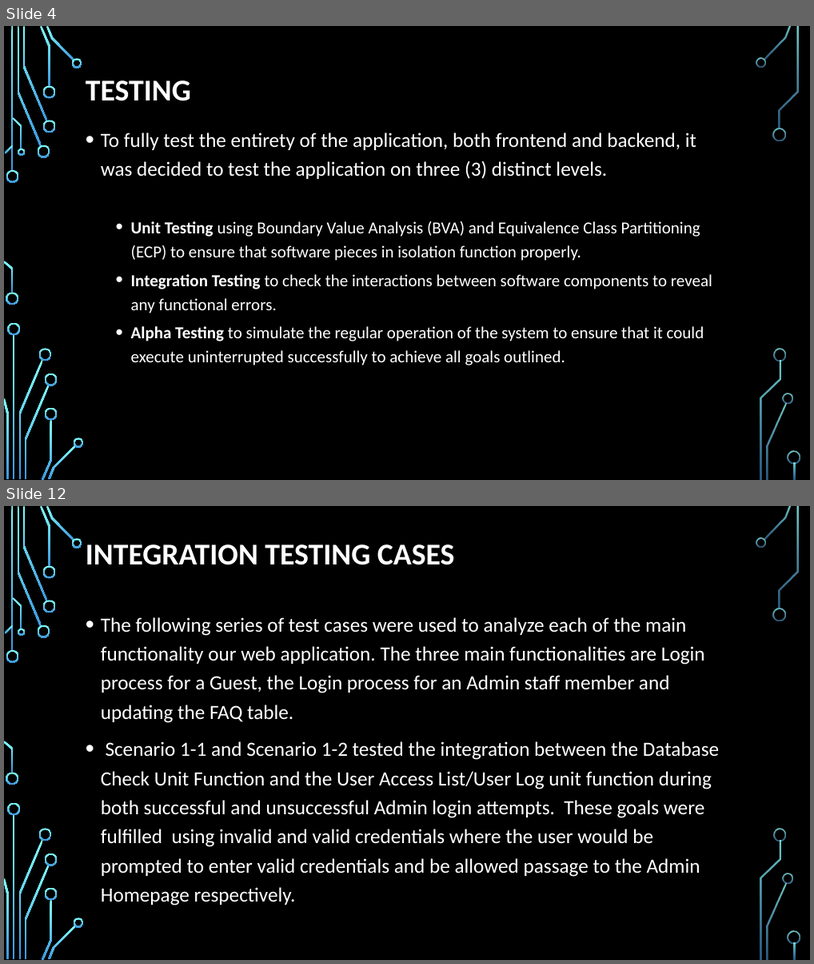
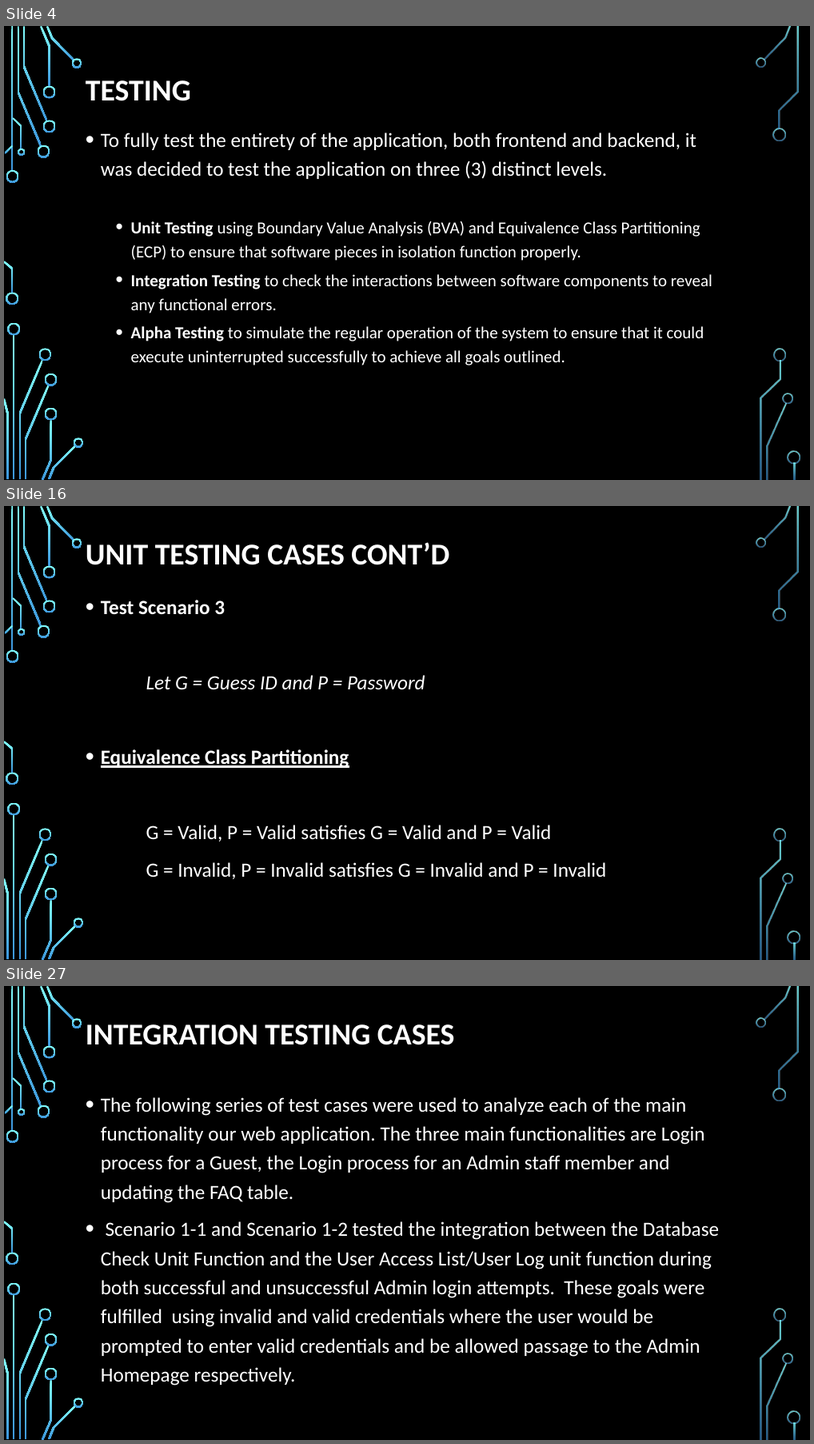
Before and after one commit to trf213/SQA, a slide deck: Documentation/Group Presentation.pptx. Shown one above the other, each under a label of ours: slides 4 and 12 before the commit, slides 4, 16 and 27 after it; the slides between them are not shown. The pictures are 814x964 and 814x1444 pixels, drawn with LibreOffice and Linux fonts; fonts in the diff are those of the drawing; background and template pictures are left out. Boxes give left, top, right and bottom in pixels: in the first picture for what was removed or moved away, otherwise in the second. Text is boxed around its words. In the diff, an @@ line names an element or a change of style, - is before the commit and + after.

```diff
--- a/Documentation/Group Presentation.pptx
+++ b/Documentation/Group Presentation.pptx
@@ slide 16 added at <box>4,506,810,960</box>, background picture (left out); not listed: 36 template elements that a slide beside it also shows @@
@@ title added at <box>86,542,450,565</box>, 36 pt, text #FFFFFF, bold @@
+UNIT TESTING CASES CONT’D
@@ text added at <box>101,600,606,879</box>, 24 pt, text #FFFFFF @@
+• Test Scenario 3
+Let G = Guess ID and P = Password
+• Equivalence Class Partitioning
+G = Valid, P = Valid satisfies G = Valid and P = Valid
+G = Invalid, P = Invalid satisfies G = Invalid and P = Invalid
@@ what was slide 12 is now slide 27 @@
```
Also in this commit, not shown: 8 slides changed, 21 other slides added, 1 other file.
